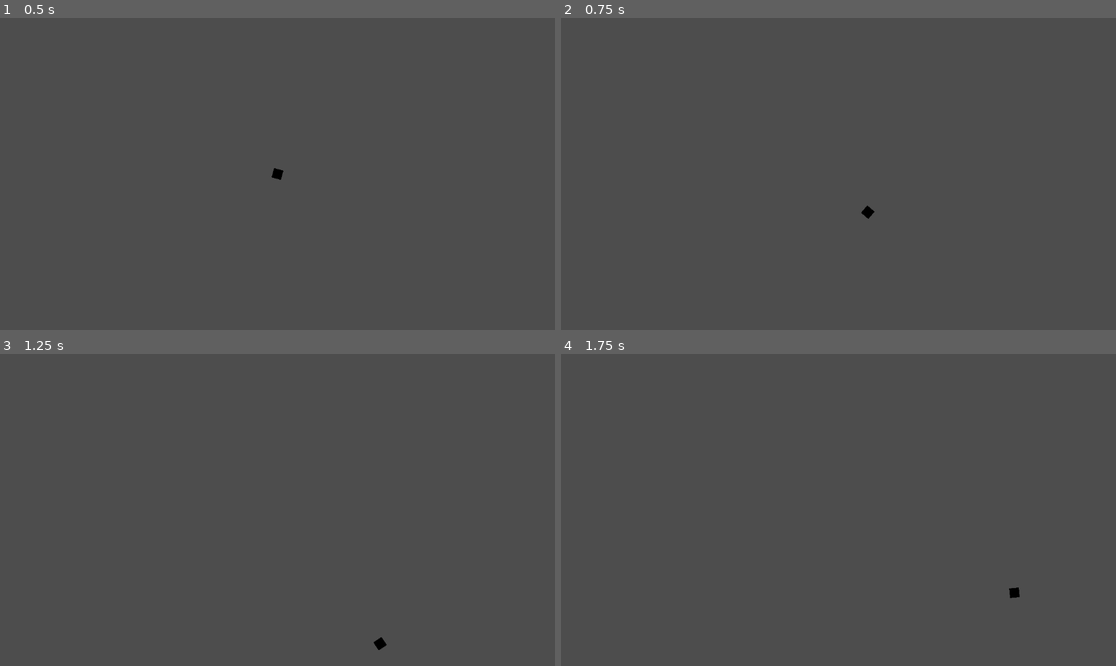
Above: before the commit, frames 1-4 (two rows, left to right).
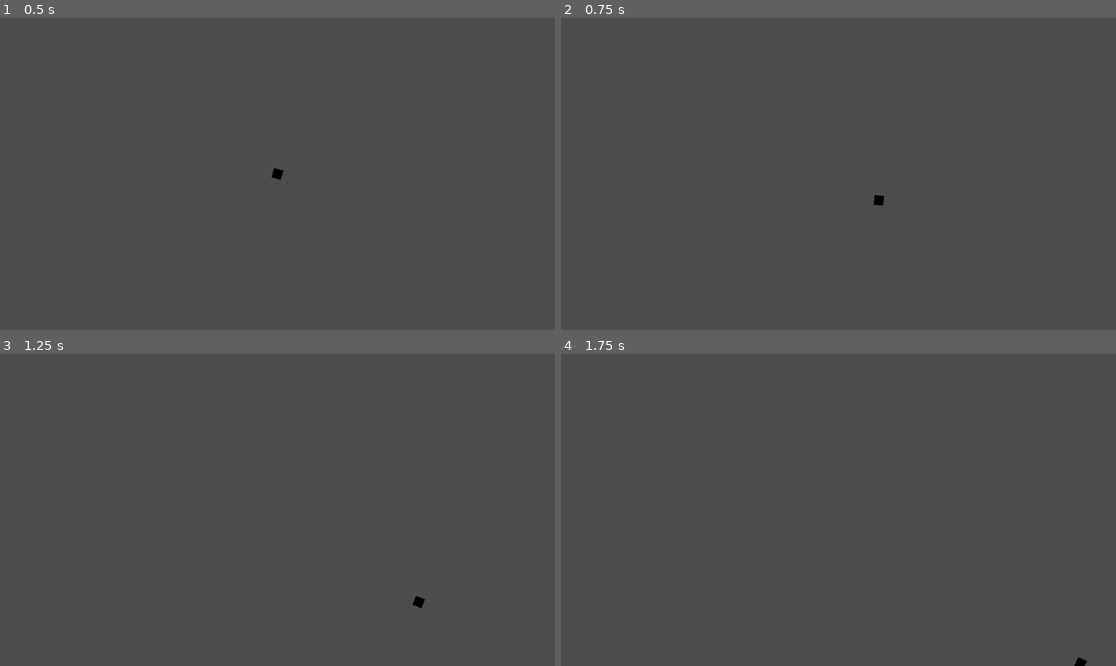
Above: after the commit, the same moments.

Repository: yungcomputerchair/pong
Game: Godot game, scene res://Scenes/game.tscn
The game is run twice, just before and just after one commit, with the same random seed, the same clock (stepped at 60 frames per second) and the same inputs.
Inputs:
- Up to frame 1 (0.5 s): no input
- Up to frame 2 (0.75 s): tap Enter at 0.5 s; hold Space from 0.53 s (still down)
- Up to frame 3 (1.25 s): keep holding Space
- Up to frame 4 (1.75 s): release Space at 1.28 s; tap Space at 1.35, 1.52 s

Frame 1 is identical in both runs. In frame 2, 0.1% of the frame differs, in the area x 54-59%, y 56-65%; in frame 3, 0.1%, in the area x 67-77%, y 77-95%; in frame 4, 0.1%.

Commit message:
Scoring logic

Diff:
--- a/Scripts/game.gd
+++ b/Scripts/game.gd
@@ -12,6 +12,9 @@
 var idle
 var direction
 var speed
+
+var left_score
+var right_score
 
 func get_spin_speed():
 	const SPIN_SPEED_MAX = 720
@@ -29,7 +32,7 @@
 func launch():
 	const LAUNCH_SPEED = 500
 
-	var target = Vector2(rng.randf_range(-1, 1), rng.randf_range(-1, 1))
+	var target = Vector2(rng.randf_range(-1, 1), rng.randf_range(-0.5, 0.5))
 	direction = Vector2.ZERO.direction_to(target)
 	speed = LAUNCH_SPEED
 	idle = false
@@ -37,11 +40,29 @@
 func bounce_vert(_area):
 	direction.y = -direction.y
 
-func oob_left(_area):
+func new_game():
+	left_score = 0
+	right_score = 0
 	reset()
 
+func get_winner():
+	const POINTS_TO_WIN = 10
+	print("Left: ", left_score, "; Right: ", right_score)
+	if left_score >= POINTS_TO_WIN:
+		return -1
+	if right_score >= POINTS_TO_WIN:
+		return 1
+	return 0
+
+func oob_left(_area):
+	right_score += 1
+	if get_winner() == 0:
+		reset()
+
 func oob_right(_area):
-	reset()
+	left_score += 1
+	if get_winner() == 0:
+		reset()
 
 # Called when the node enters the scene tree for the first time.
 func _ready():
@@ -57,7 +78,7 @@
 	lbound.connect("area_entered", oob_left)
 	rbound.connect("area_entered", oob_right)
 
-	reset()
+	new_game()
 	set_process_input(true)
 
 # Called every frame. 'delta' is the elapsed time since the previous frame.
